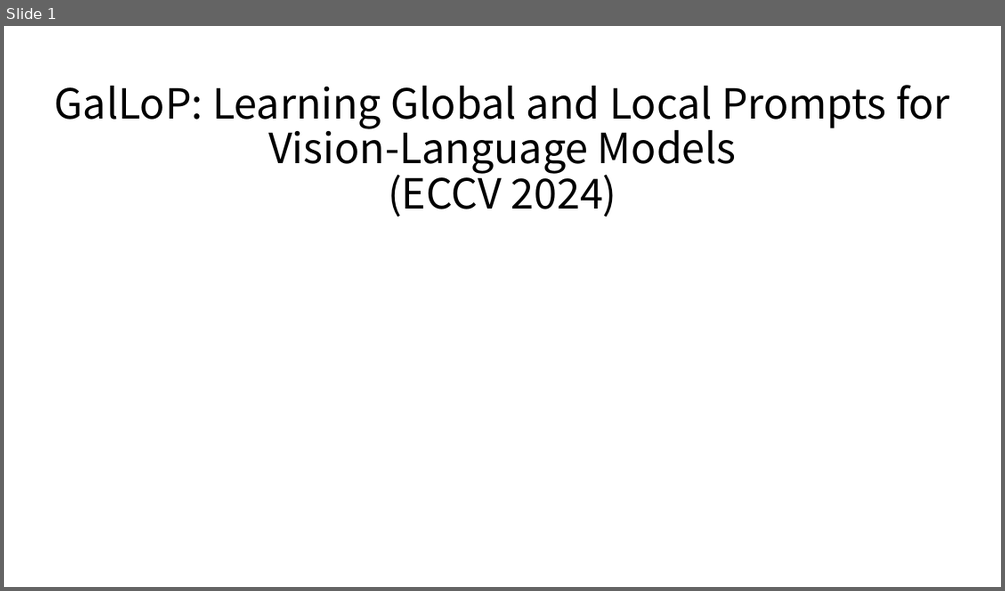
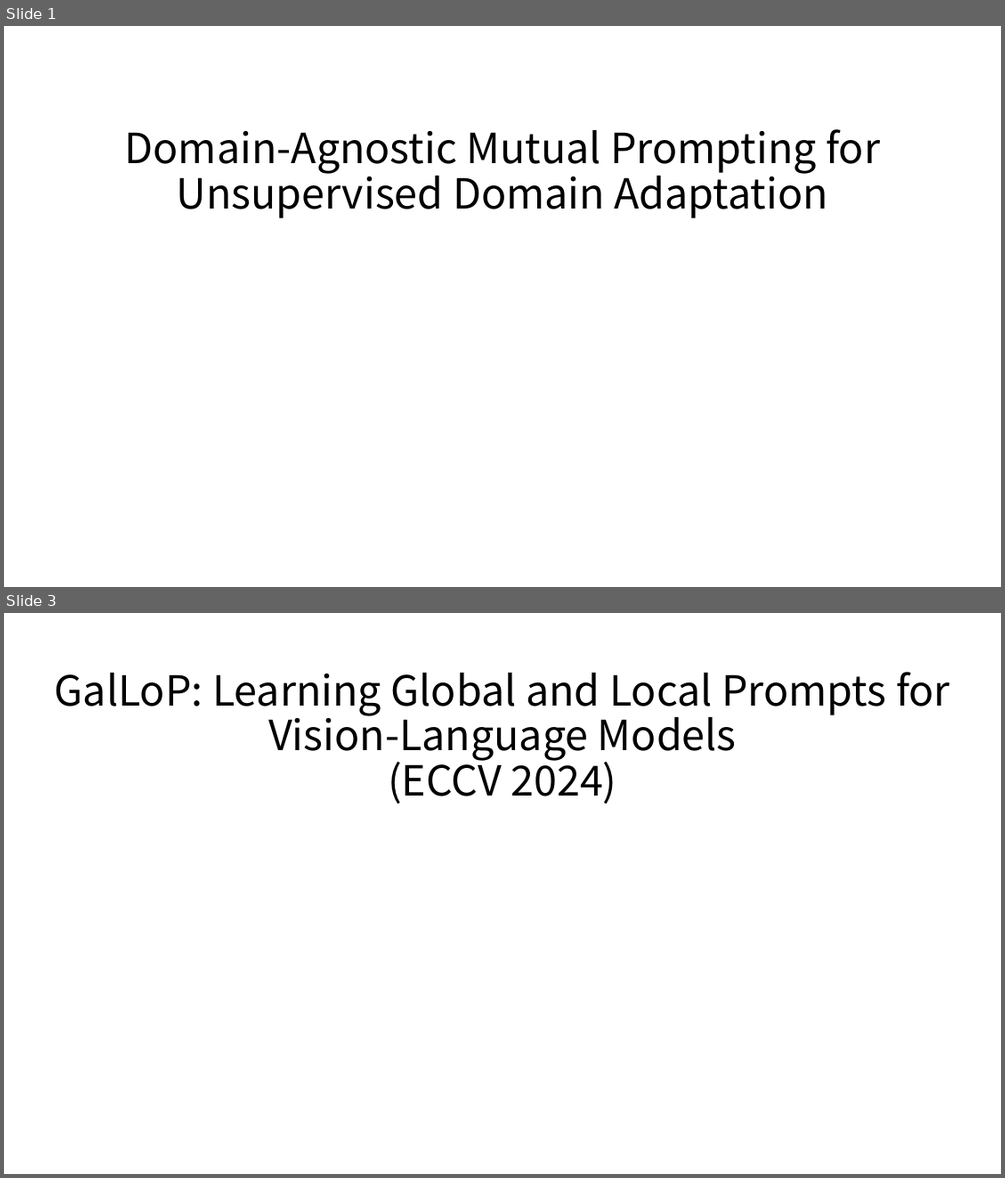
Before and after one commit to hbcho03/cvpr, a slide deck: CVPR/논문/DA(ECCV) PPT.pptx. Shown one above the other, each under a label of ours: slide 1 before the commit, slides 1 and 3 after it; the slides between them are not shown. The pictures are 1005x591 and 1005x1178 pixels, drawn with LibreOffice and Linux fonts; fonts in the diff are those of the drawing. Boxes give left, top, right and bottom in pixels: in the first picture for what was removed or moved away, otherwise in the second. Text is boxed around its words. In the diff, an @@ line names an element or a change of style, - is before the commit and + after.

```diff
--- a/CVPR/논문/DA(ECCV) PPT.pptx
+++ b/CVPR/논문/DA(ECCV) PPT.pptx
@@ slide 1 added at [4, 26, 1001, 587], background #FFFFFF @@
@@ title added at [125, 129, 880, 218], 40 pt, text #000000 @@
+Domain-Agnostic Mutual Prompting for Unsupervised Domain Adaptation
@@ what was slide 1 is now slide 3 @@
```
Also in this commit, not shown: 4 slides changed, 4 other slides added, 2 other files.
